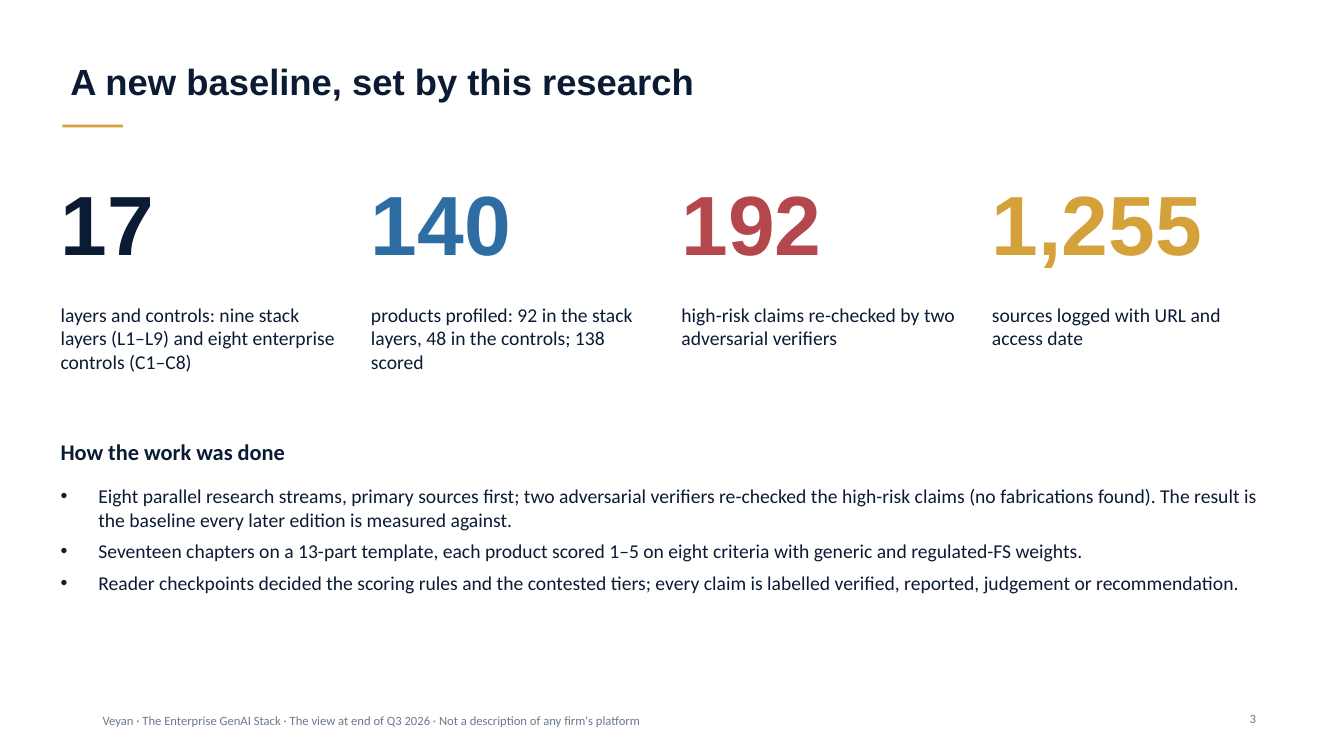
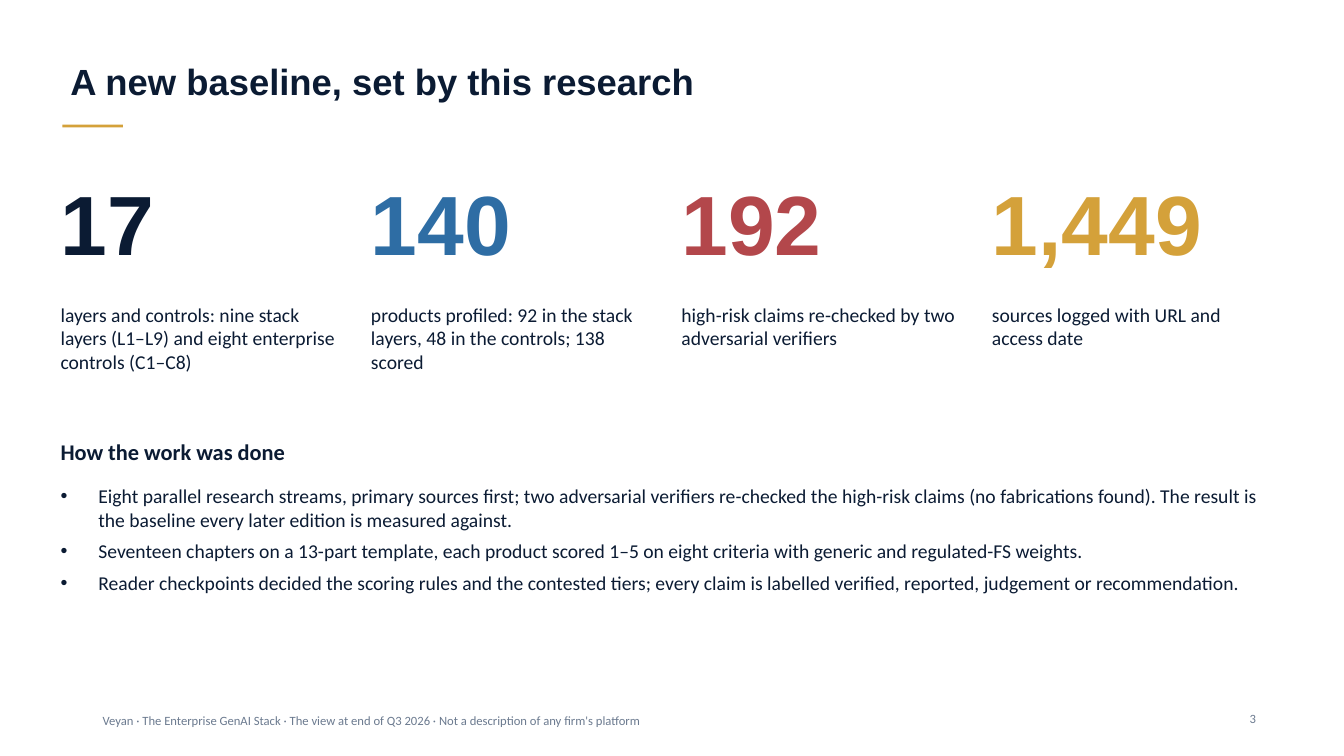
Before and after one commit to gitzerobegin/genai_stack, a slide deck: slide 3 of Enterprise_GenAI_Stack_Oct2026/03_Slides/Executive_Deck.pptx. Drawn at 1344x756 pixels with LibreOffice and Linux fonts; fonts in the diff are those of the drawing; background and template pictures are left out. Boxes give left, top, right and bottom in pixels: in the first picture for what was removed or moved away, otherwise in the second. Text is boxed around its words. In the diff, an @@ line names an element or a change of style, - is before the commit and + after.

```diff
--- a/Enterprise_GenAI_Stack_Oct2026/03_Slides/Executive_Deck.pptx
+++ b/Enterprise_GenAI_Stack_Oct2026/03_Slides/Executive_Deck.pptx
@@ text at (x1=992, y1=196, x2=1202, y2=268): text changed @@
-1,255
+1,449
```
Also in this commit, not shown: 1 other slide changed, 12 other files.
